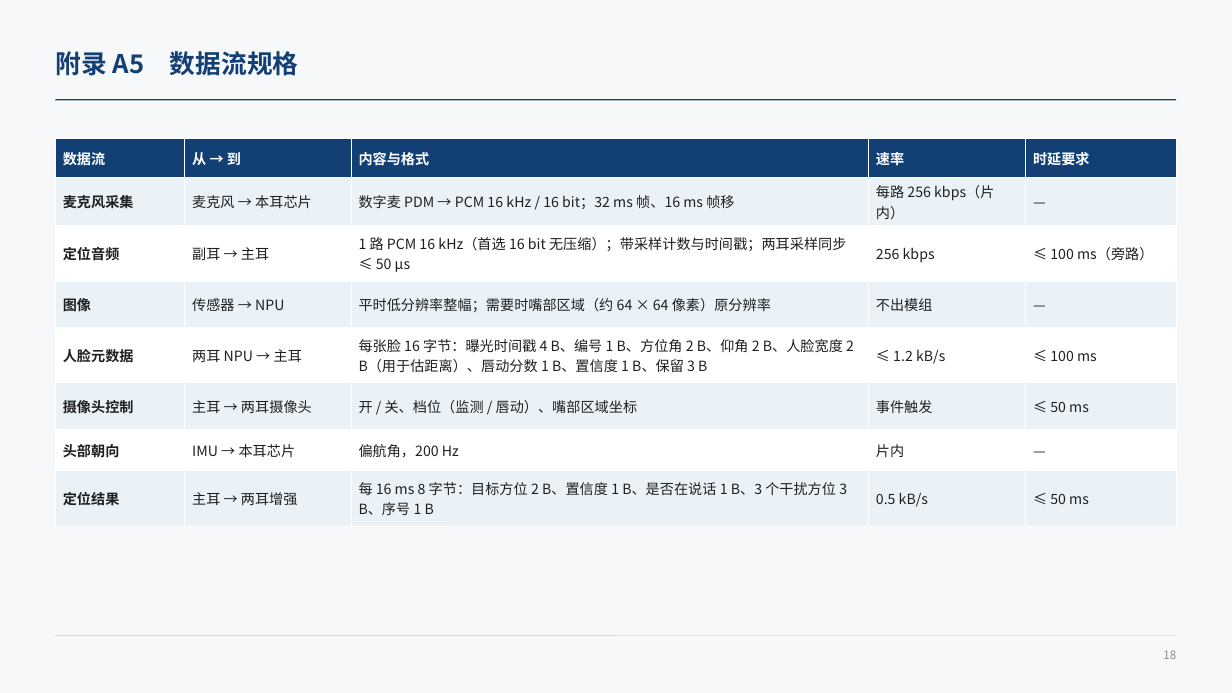
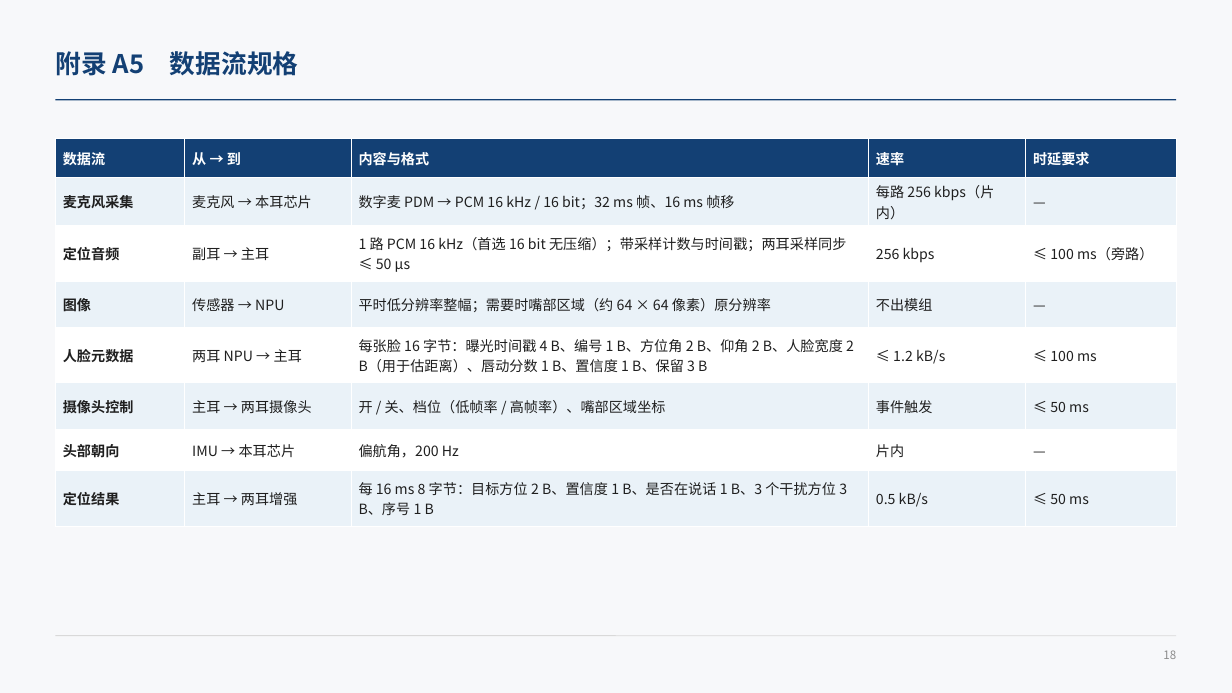
Before and after one commit to ZeroFoxxi/ssl-scene1, a slide deck: slide 18 of 02_耳机声源定位/耳机摄像头听觉辅助_整体设计方案.pptx. Drawn at 1232x693 pixels with LibreOffice and Linux fonts; fonts in the diff are those of the drawing. Boxes give left, top, right and bottom in pixels: in the first picture for what was removed or moved away, otherwise in the second. Text is boxed around its words. In the diff, an @@ line names an element or a change of style, - is before the commit and + after.

```diff
--- a/02_耳机声源定位/耳机摄像头听觉辅助_整体设计方案.pptx
+++ b/02_耳机声源定位/耳机摄像头听觉辅助_整体设计方案.pptx
@@ table at (x1=55, y1=139, x2=1177, y2=519) @@
-row 6, column 3: 开 / 关、档位（监测 / 唇动）、嘴部区域坐标
+row 6, column 3: 开 / 关、档位（低帧率 / 高帧率）、嘴部区域坐标
```
Also in this commit, not shown: 10 other slides changed, 1 slide added, 12 other files.
